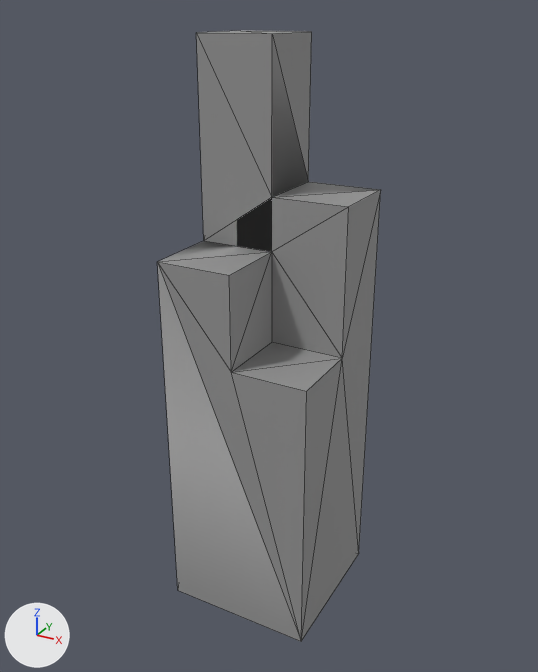
Before and after pictures for a commit that changed the OBJ model assets/highrise_12.obj.
Both versions are drawn from a camera (50 mm lens) standing at (52.4, -87.9, 77.5) and looking at (9.5, -9.8, 38.5). Arrows for +X, +Y and +Z are at lower left; the lights stay in place. Mesh edges are drawn as thin lines. Where no turn or scale is listed for an object, it has been applied to the vertices.

The older version as bpy lines, for what is in view:
```python
mat_frontcolor = principled_material('FrontColor')
mat_frontcolor.base_color = (0.3, 0.3, 0.3)  # grey #959595
mat_frontcolor.roughness = 0.69
me_highrise_12 = bpy.data.meshes.new('highrise_12')
me_highrise_12.from_pydata(...)  # 20 vertices, 34 faces; spans x 0.0..20.0, y -20.0..0.0, z 0.0..75.0
me_highrise_12.materials.append(mat_frontcolor)  # grey #959595
ob_highrise_12 = bpy.data.objects.new('highrise_12', me_highrise_12)
ob_highrise_12.location = (0.0, 0.0, 0.0)
```
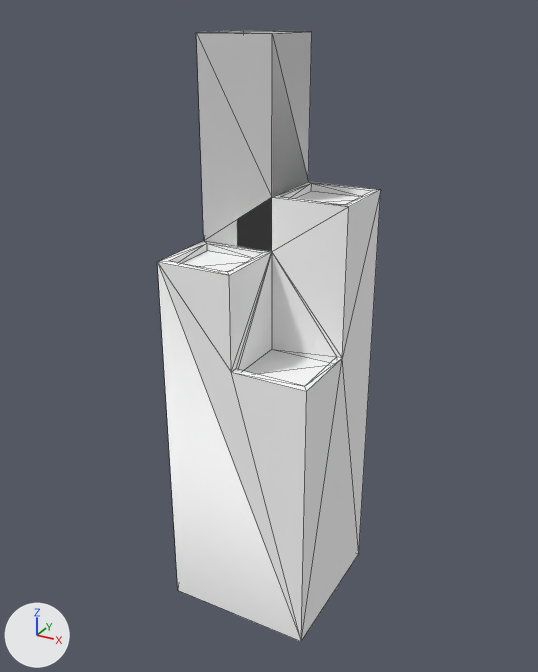
Where the change shows, as pixel boxes (x1, y1, x2, y2) in the pictures (538 x 672 px):
'highrise_12', recoloured, reshaped (grey to white): (157, 30, 381, 641) in both
part 1 of me_highrise_12, built on: (158, 30, 379, 391) in both
part 2 of me_highrise_12, recoloured: (196, 31, 312, 252) in both

The edits, one by one:
Material 'FrontColor' (mat_frontcolor) changes colour from grey #959595 to white #ffffff; in linear values from (0.3, 0.3, 0.3) to (1.0, 1.0, 1.0).
Material 'Color_007' (mat_color_007) is new.
Its base color is (0.227, 0.227, 0.227) (grey #838383).
Its roughness is 1.0.
Material 'Color_003' (mat_color_003) is new.
Its base color is (0.667, 0.667, 0.667) (light grey #d5d5d5).
Its roughness is 1.0.
me_highrise_12 is used by ob_highrise_12; location (0.0, 0.0, 0.0).
me_highrise_12 had 20 vertices, 34 faces and spanned x 0.0..20.0, y -20.0..0.0, z 0.0..75.0.
me_highrise_12 now has 50 vertices, 94 faces and spans x 0.0..20.0, y -20.0..0.0, z 0.0..75.0.
Part 1, on me_highrise_12:
1 vertex is removed from x 10.0, y -10.0, z 37.8.
10 faces are deleted.
16 vertices are added at x 0.9..19.3, y -19.1..-0.8, z 36.8..74.0.
15 new vertices lie (0.0, 0.0, 1.0) away from vertices in x 0.9..19.3, y -19.1..-0.8, z 36.8..74.0.
52 new faces join them, mat_frontcolor (white #ffffff).
16 new faces join them, mat_color_003 (light grey #d5d5d5).
2 new faces join them, mat_color_007 (grey #838383).
me_highrise_12 part 2: 5 faces spanning x 0.0..10.0, y -10.0..0.0, z 50.0..75.0 switch from mat_frontcolor (grey #959595) to mat_color_003 (light grey #d5d5d5).
me_highrise_12 now uses material mat_color_007 (grey #838383).
